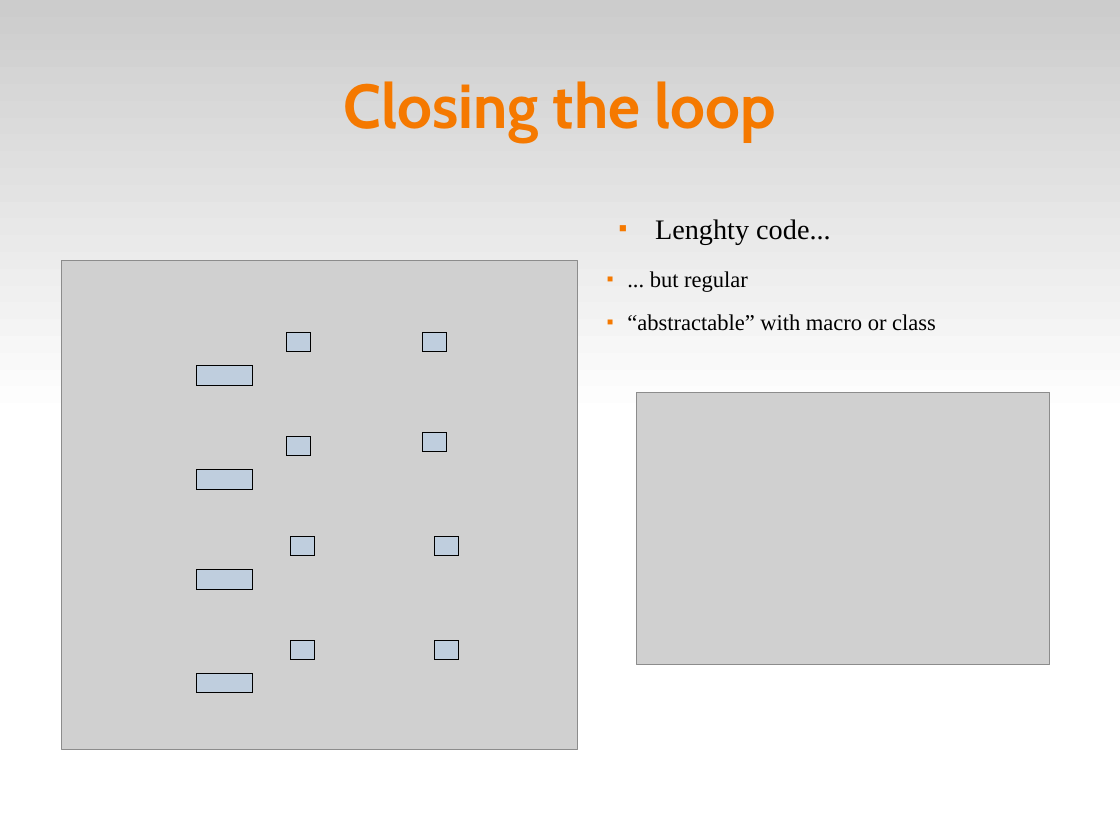
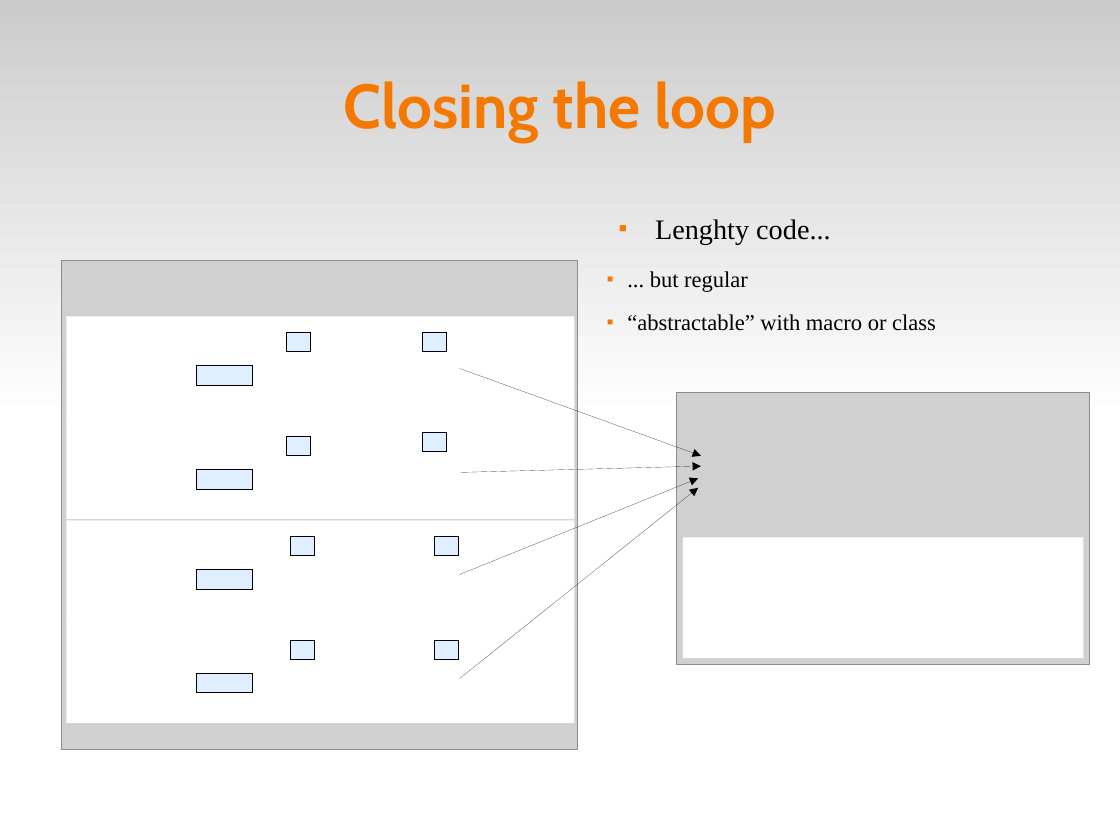
Before and after one commit to fsantanna-no/ceu-docs, a slide deck: slide 11 of ceu_curryon.odp. Drawn at 1120x840 pixels with LibreOffice and Linux fonts; fonts in the diff are those of the drawing; grey boxes stand for pictures. Boxes give left, top, right and bottom in pixels: in the first picture for what was removed or moved away, otherwise in the second. Text is boxed around its words. In the diff, an @@ line names an element or a change of style, - is before the commit and + after.

```diff
--- a/ceu_curryon.odp
+++ b/ceu_curryon.odp
@@ rectangle added at box(66, 316, 574, 419), fill #FFFFFF @@
@@ arrow added from (459, 369) to (701, 456), #000000 0 pt @@
@@ rectangle added at box(66, 417, 574, 519), fill #FFFFFF @@
@@ picture: place and size @@
-picture at box(637, 392, 1051, 666)
+picture at box(677, 392, 1091, 666)
@@ arrow added from (459, 473) to (701, 466), #000000 0 pt @@
@@ arrow added from (459, 574) to (698, 479), #000000 0 pt @@
@@ arrow added from (459, 679) to (698, 488), #000000 0 pt @@
@@ rectangle added at box(66, 520, 574, 623), fill #FFFFFF @@
@@ rectangle added at box(683, 538, 1083, 659), fill #FFFFFF @@
@@ rectangle added at box(66, 621, 574, 724), fill #FFFFFF @@
```
Also in this commit, not shown: 8 other slides changed.
